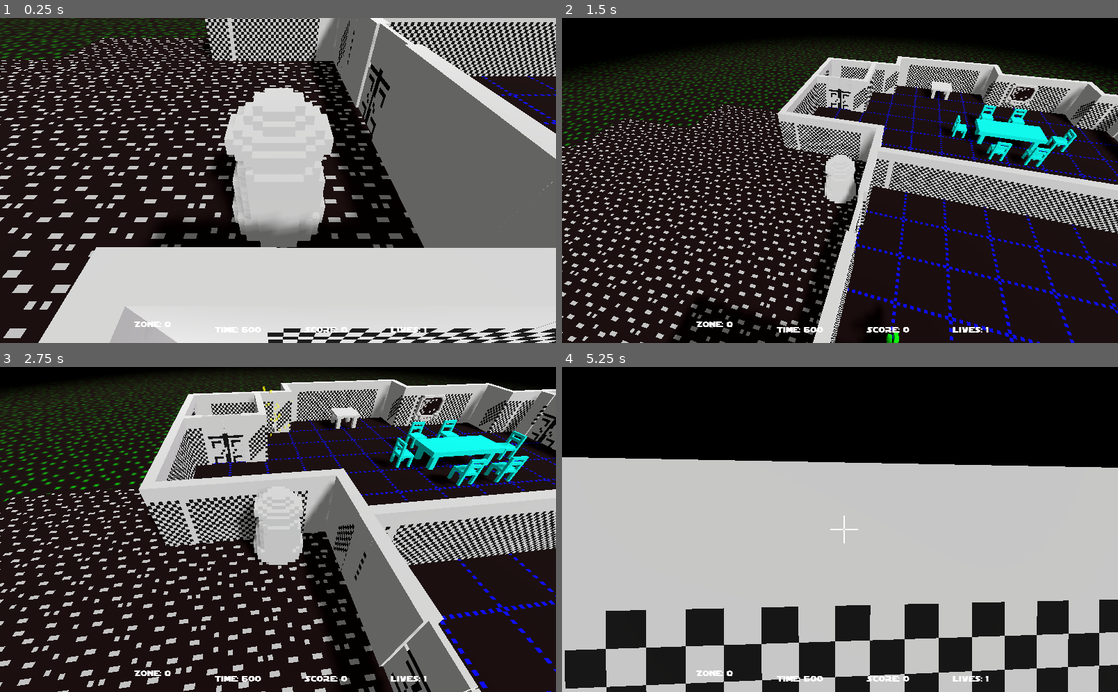
Above: before the commit, frames 1-4 (two rows, left to right).
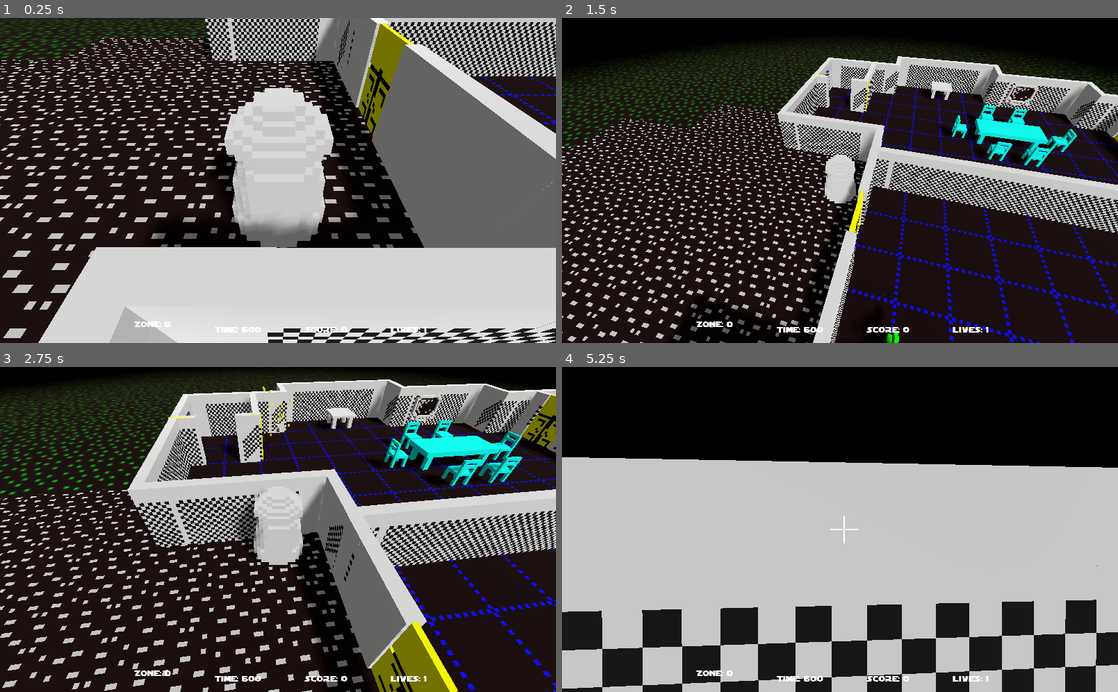
Above: after the commit, the same moments.

Repository: SteveSmith16384/LaserSquadFPS
Game: Godot game, scene res://Main.tscn
Same seed, same stepped clock (60 frames per second), same inputs: the game is played once before the commit and once after it.
Inputs (mouse positions are in pixels of both pictures, inside the frame that each line leads up to):
- Up to frame 1 (0.25 s): no input
- Up to frame 2 (1.5 s): move the mouse to (867, 180) at 0.52 s; hold W (move_forward) from 0.53 s (still down); tap 2 (camera_back) at 0.6 s; move the mouse to (812, 180) at 1.27 s; tap 1 (camera_fwd) at 1.35 s
- Up to frame 3 (2.75 s): keep holding W (move_forward); move the mouse to (289, 523) at 2.02 s; press the mouse at (289, 523) at 2.03 s
- Up to frame 4 (5.25 s): keep holding W (move_forward); move the mouse to (834, 536) at 2.77 s; release the mouse at (834, 536) at 2.78 s; tap F (toggle_first_person) at 2.85 s; move the mouse to (878, 532) at 3.52 s; tap 2 (camera_back) at 3.6 s; move the mouse to (795, 526) at 4.27 s; tap 1 (camera_fwd) at 4.35 s; move the mouse to (845, 529) at 5.02 s; press the mouse at (845, 529) at 5.03 s

The runs differ from the first frame. In frame 1, 1.2% of the frame differs, in the area x 64-75%, y 1-37%; in frame 2, 0.4%; in frame 3, 29%, in the area x 0-100%, y 2-100%; in frame 4, 24%.

Commit message:
Doors open and close

Diff:
--- /dev/null
+++ b/src/Door1.gd
@@ -0,0 +1,45 @@
+extends Spatial
+
+
+var pos_x = 0
+var opening = false
+var closing = false
+
+
+func _ready():
+	pass
+
+
+func _process(delta):
+	if opening:
+		$RightDoor.translation.x += delta
+		if $RightDoor.translation.x > 1:
+			$RightDoor.translation.x = 1
+			opening = false
+			$CloseTimer.start()
+	elif closing:
+		$RightDoor.translation.x -= delta
+		if $RightDoor.translation.x < 0:
+			$RightDoor.translation.x = 0
+			closing = false
+
+
+	$LeftDoor.translation.x = -$RightDoor.translation.x
+	pass
+
+
+func _on_Area_body_entered(body):
+	if opening:
+		return
+
+	if body != $LeftDoor && body != $RightDoor:
+		opening = true
+		closing = false
+		$CloseTimer.stop()
+		$CloseTimer.start()
+	pass
+
+
+func _on_CloseTimer_timeout():
+	closing = true
+	pass
--- a/src/Door1.tscn
+++ b/src/Door1.tscn
@@ -1,7 +1,8 @@
-[gd_scene load_steps=5 format=2]
+[gd_scene load_steps=7 format=2]
 
 [ext_resource path="res://Assets/models/the_assassins/door1_right.obj" type="ArrayMesh" id=1]
 [ext_resource path="res://Assets/models/the_assassins/door1_left.obj" type="ArrayMesh" id=2]
+[ext_resource path="res://Door1.gd" type="Script" id=3]
 
 [sub_resource type="BoxShape" id=1]
 extents = Vector3( 0.39517, 0.729803, 0.0863387 )
@@ -9,7 +10,11 @@
 [sub_resource type="BoxShape" id=2]
 extents = Vector3( 0.395169, 0.720715, 0.095427 )
 
+[sub_resource type="BoxShape" id=3]
+extents = Vector3( 0.771012, 0.943699, 0.131708 )
+
 [node name="Door1" type="Spatial"]
+script = ExtResource( 3 )
 
 [node name="RightDoor" type="StaticBody" parent="."]
 
@@ -32,3 +37,14 @@
 [node name="CollisionShape" type="CollisionShape" parent="LeftDoor"]
 transform = Transform( 1, 0, 0, 0, 1, 0, 0, 0, 1, -0.390797, 0.727064, 0 )
 shape = SubResource( 2 )
+
+[node name="Area" type="Area" parent="."]
+
+[node name="CollisionShape" type="CollisionShape" parent="Area"]
+transform = Transform( 1, 0, 0, 0, 1, 0, 0, 0, 1, 0, 1.26713, 0 )
+shape = SubResource( 3 )
+
+[node name="CloseTimer" type="Timer" parent="."]
+wait_time = 4.0
+[connection signal="body_entered" from="Area" to="." method="_on_Area_body_entered"]
+[connection signal="timeout" from="CloseTimer" to="." method="_on_CloseTimer_timeout"]
--- a/src/Explosion.gd
+++ b/src/Explosion.gd
@@ -6,7 +6,6 @@
 		$AudioStreamPlayer.play()
 
 	var tween : Tween = $Tween
-	#var tween2 : Tween = get_node("Tween2")
 	if tween:
 		tween.interpolate_property($OmniLight, "light_energy",
 			1.0, 0.0,
Not shown, changed: src/Assets/models/the_assassins/door1_left.obj
Not shown, changed: src/Assets/models/the_assassins/door1_right.obj
Not shown, changed: vox/the_assassins/door1_left.vox
Not shown, changed: vox/the_assassins/door1_right.vox
